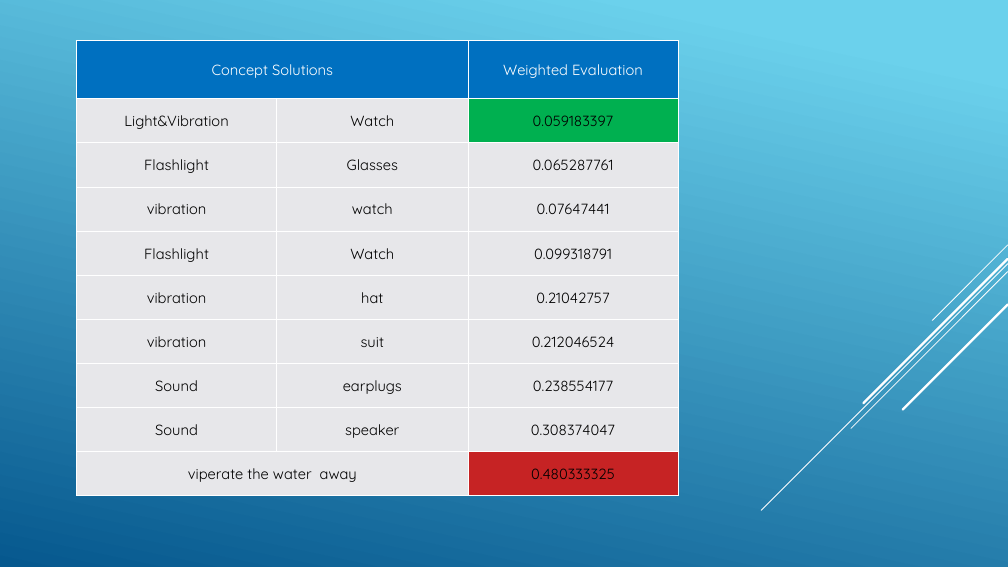
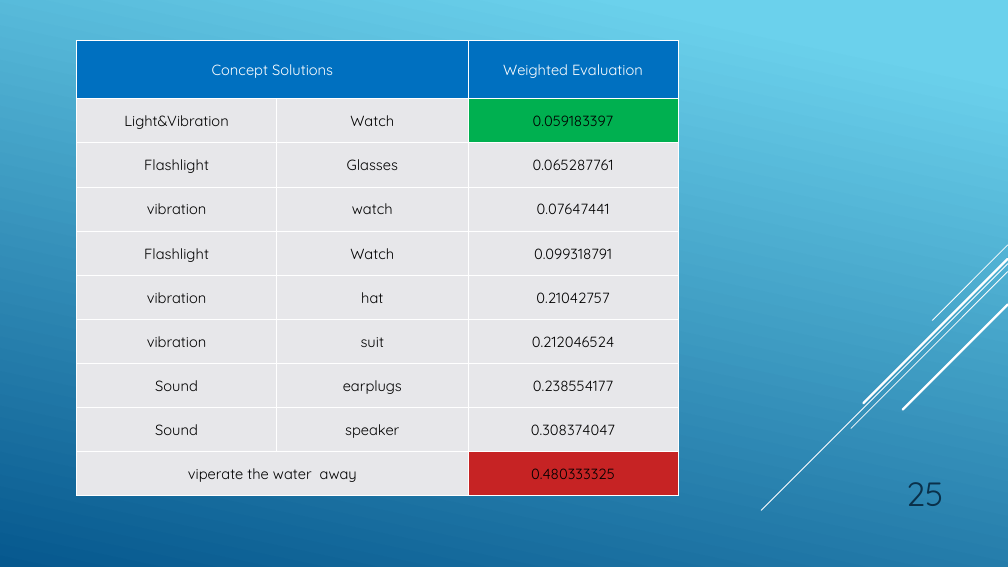
Before and after one commit to USNMasterEmSys2018/System-Engineering, a slide deck: slide 25 of S.A.V.E/Security Application Via Engineering.pptx. Drawn at 1008x567 pixels with LibreOffice and Linux fonts; fonts in the diff are those of the drawing. Boxes give left, top, right and bottom in pixels: in the first picture for what was removed or moved away, otherwise in the second. Text is boxed around its words. In the diff, an @@ line names an element or a change of style, - is before the commit and + after.

```diff
--- a/S.A.V.E/Security Application Via Engineering.pptx
+++ b/S.A.V.E/Security Application Via Engineering.pptx
@@ page number added at [906,482,944,506], 32 pt, text #0A304A @@
+25
```
Also in this commit, not shown: 30 other slides changed.
